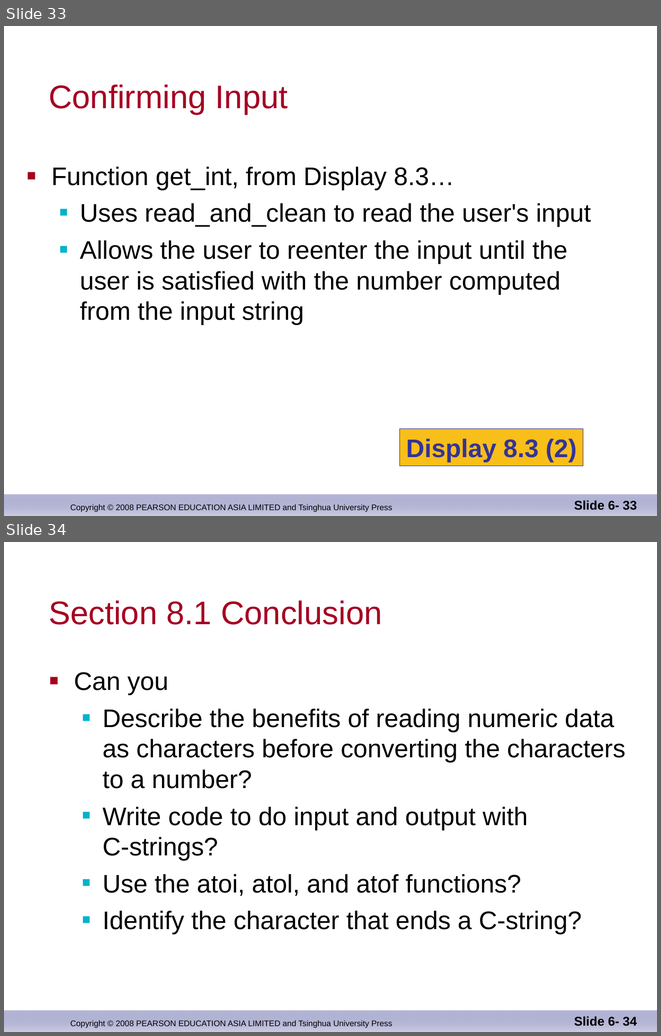
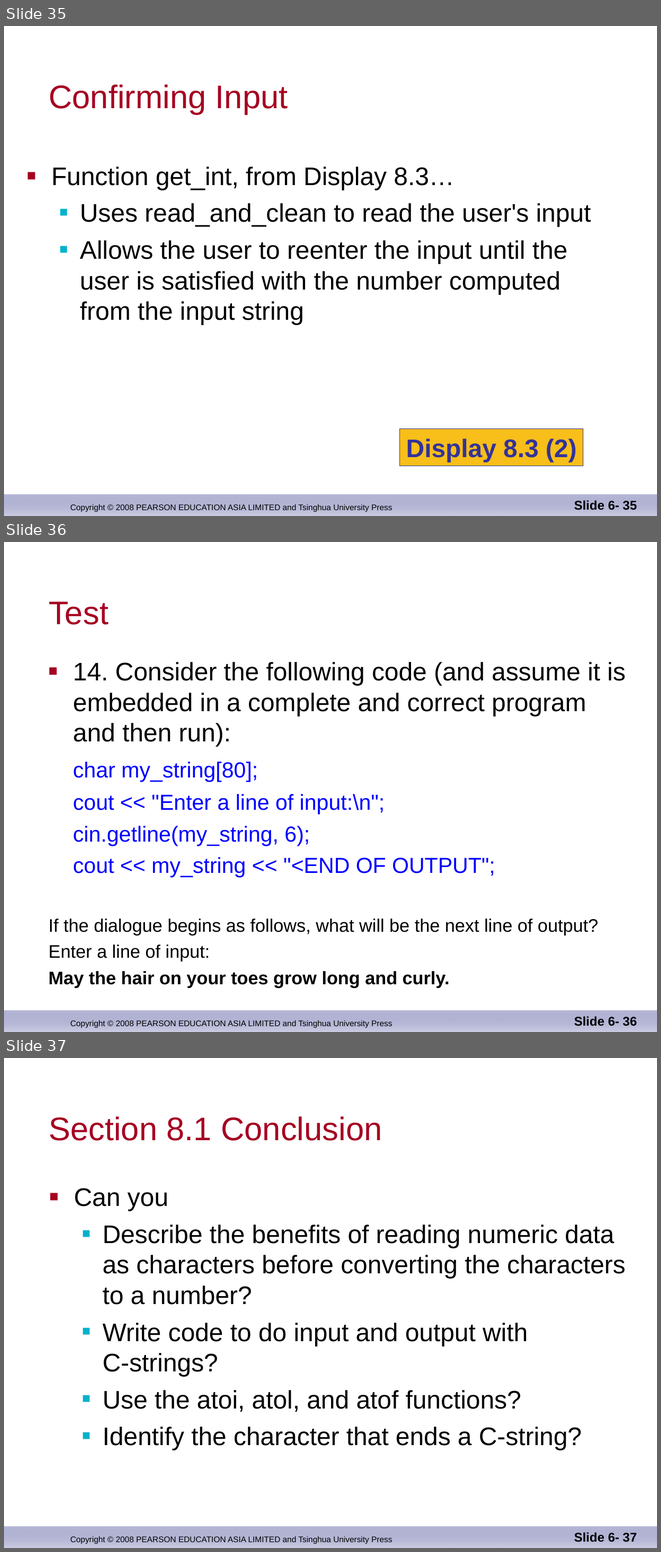
Before and after one commit to djuanbei/CPLUSPLUS, a slide deck: ppt/Chapter 8.ppt. Shown one above the other, each under a label of ours: slides 33 and 34 before the commit, slides 35, 36 and 37 after it. The pictures are 661x1036 and 661x1552 pixels, drawn with LibreOffice and Linux fonts; fonts in the diff are those of the drawing; background and template pictures are left out. Boxes give left, top, right and bottom in pixels: in the first picture for what was removed or moved away, otherwise in the second. Text is boxed around its words. In the diff, an @@ line names an element or a change of style, - is before the commit and + after.

```diff
--- a/ppt/Chapter 8.ppt
+++ b/ppt/Chapter 8.ppt
@@ slide 36 added at (4, 542, 657, 1032), background #FFFFFF; not listed: 2 template elements that a slide beside it also shows @@
@@ title added at (49, 601, 108, 625), 36 pt, text #A50021 @@
+Test
@@ text added at (49, 662, 626, 988), 20 pt, text #000000 @@
+■ 14. Consider the following code (and assume it is embedded in a complete and correct program and then run):
+char my_string[80];
+cout << "Enter a line of input:\n";
+cin.getline(my_string, 6);
+cout << my_string << "<END OF OUTPUT";
+If the dialogue begins as follows, what will be the next line of output?
+Enter a line of input:
+May the hair on your toes grow long and curly.
@@ page number added at (574, 1016, 637, 1026), 14 pt, text #000000, bold @@
+Slide 6- 36
@@ what was slide 33 is now slide 35 @@
@@ page number at (574, 500, 637, 510): text changed @@
-Slide 6- 33
+Slide 6- 35
@@ what was slide 34 is now slide 37 @@
@@ page number at (574, 1532, 637, 1542): text changed @@
-Slide 6- 34
+Slide 6- 37
```
Also in this commit, not shown: 7 slides changed, 2 other slides added, 1 other file.
